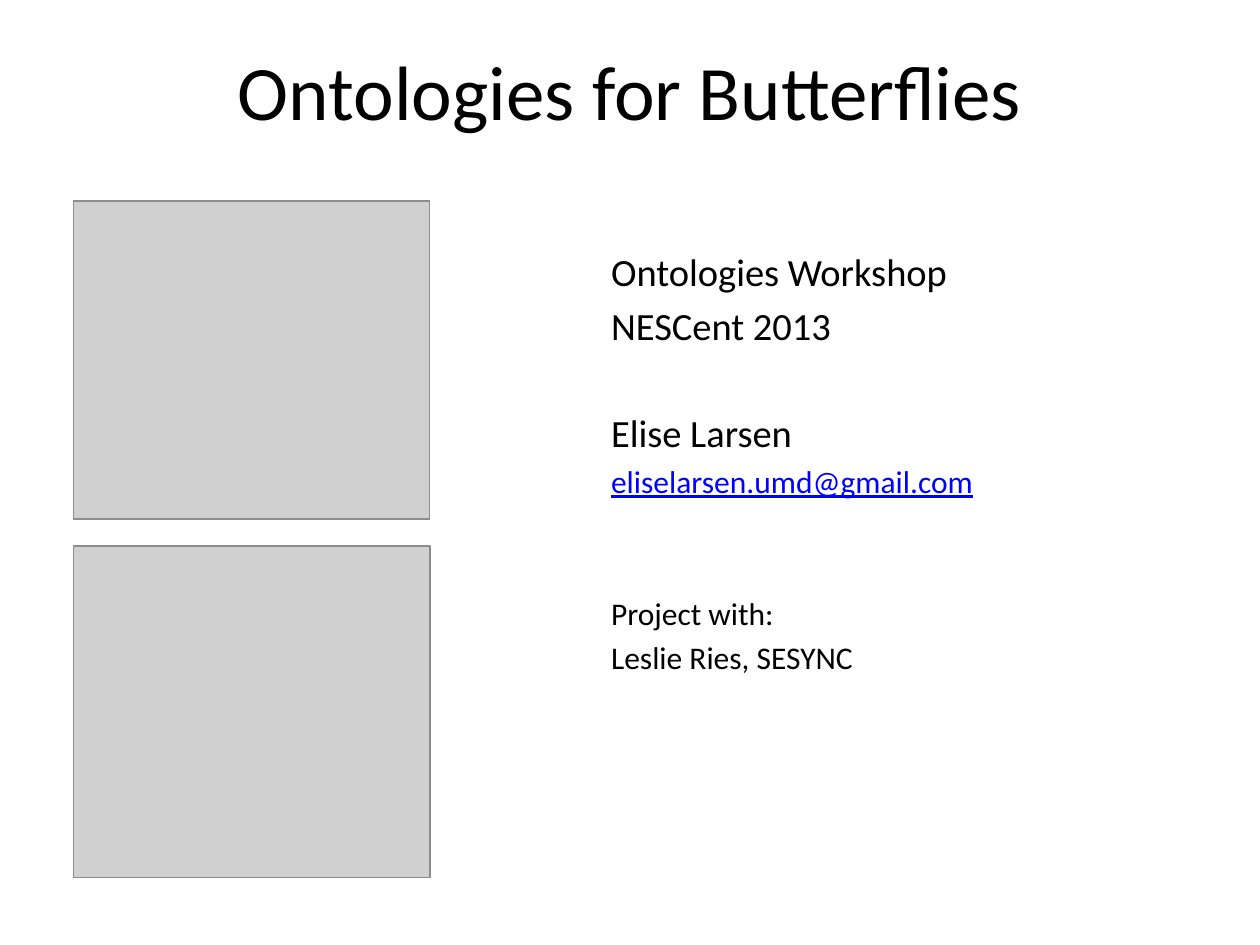
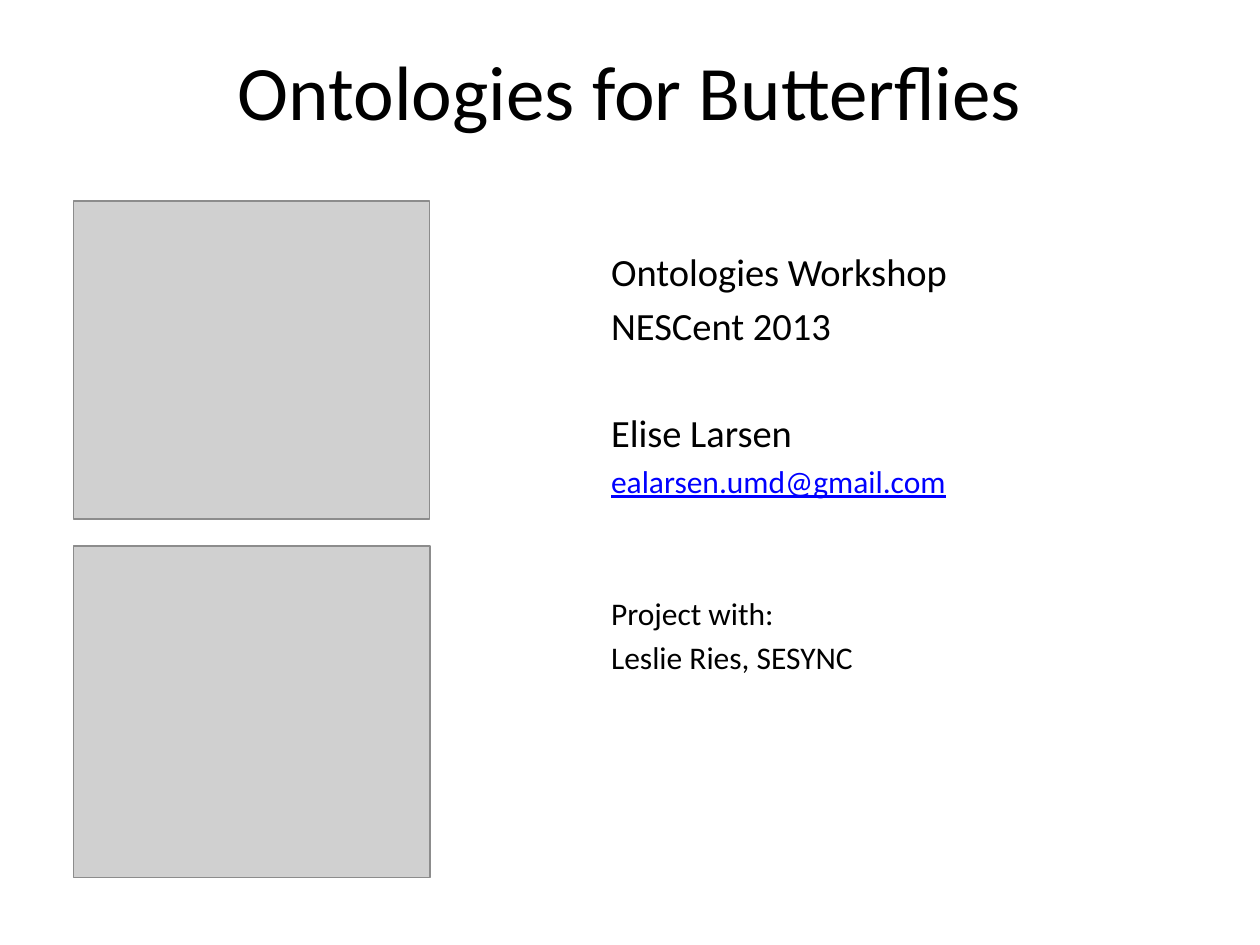
Before and after one commit to NESCent/ontologies-in-evobio-course-2013, a slide deck: slide 1 of user/shared/Larsen_NESCENT_2013.pptx. Drawn at 1260x945 pixels with LibreOffice and Linux fonts; fonts in the diff are those of the drawing; grey boxes stand for pictures. Boxes give left, top, right and bottom in pixels: in the first picture for what was removed or moved away, otherwise in the second. Text is boxed around its words. In the diff, an @@ line names an element or a change of style, - is before the commit and + after.

Commit message:
with corrected email [Elise]

```diff
--- a/user/shared/Larsen_NESCENT_2013.pptx
+++ b/user/shared/Larsen_NESCENT_2013.pptx
@@ text at (611, 471, 945, 499): text changed @@
-eliselarsen.umd@gmail.com
+ealarsen.umd@gmail.com
```
